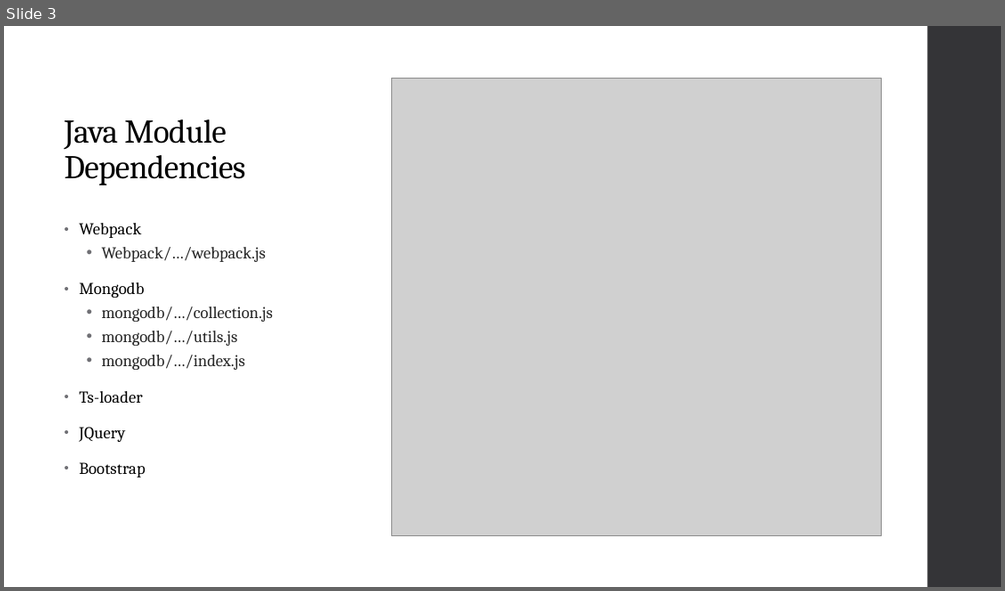
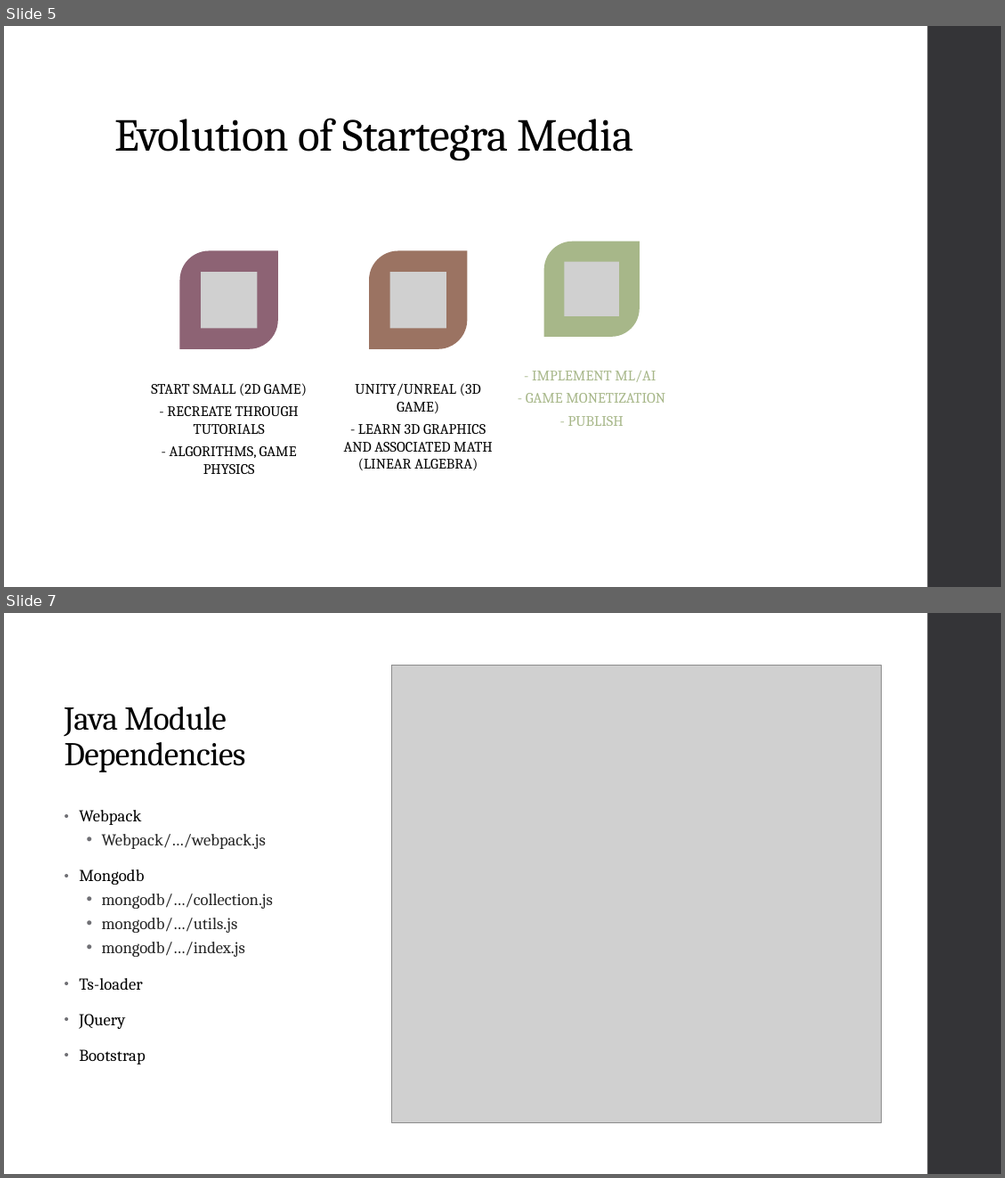
Before and after one commit to SE-4398/Slither, a slide deck: app/Documentation/Software Engineering Presentation.pptx. Shown one above the other, each under a label of ours: slide 3 before the commit, slides 5 and 7 after it; the slides between them are not shown. The pictures are 1005x591 and 1005x1178 pixels, drawn with LibreOffice and Linux fonts; fonts in the diff are those of the drawing; grey boxes stand for pictures. Boxes give left, top, right and bottom in pixels: in the first picture for what was removed or moved away, otherwise in the second. Text is boxed around its words. In the diff, an @@ line names an element or a change of style, - is before the commit and + after.

```diff
--- a/app/Documentation/Software Engineering Presentation.pptx
+++ b/app/Documentation/Software Engineering Presentation.pptx
@@ slide 5 added at box(4, 26, 1001, 587), background #FFFFFF @@
@@ rectangle added at box(928, 26, 1001, 587), fill #353537 @@
@@ title added at box(114, 118, 633, 160), 44 pt, text #000000 @@
+Evolution of Startegra Media
@@ round diag rect added at box(544, 241, 639, 338), fill #A7B789 @@
@@ picture added at box(564, 262, 619, 316) @@
@@ text added at box(526, 370, 665, 426), 14 pt, text #A7B789 @@
+- IMPLEMENT ML/AI
+- GAME MONETIZATION
+- PUBLISH
@@ group added at box(151, 251, 493, 474): 2 round diag rects, 2 pictures, 2 texts @@
+START SMALL (2D GAME)
+- RECREATE THROUGH TUTORIALS
+- ALGORITHMS, GAME PHYSICS
+UNITY/UNREAL (3D GAME)
+- LEARN 3D GRAPHICS AND ASSOCIATED MATH (LINEAR ALGEBRA)
@@ what was slide 3 is now slide 7 @@
```
Also in this commit, not shown: 3 slides changed, 2 other slides added, 9 other files.
